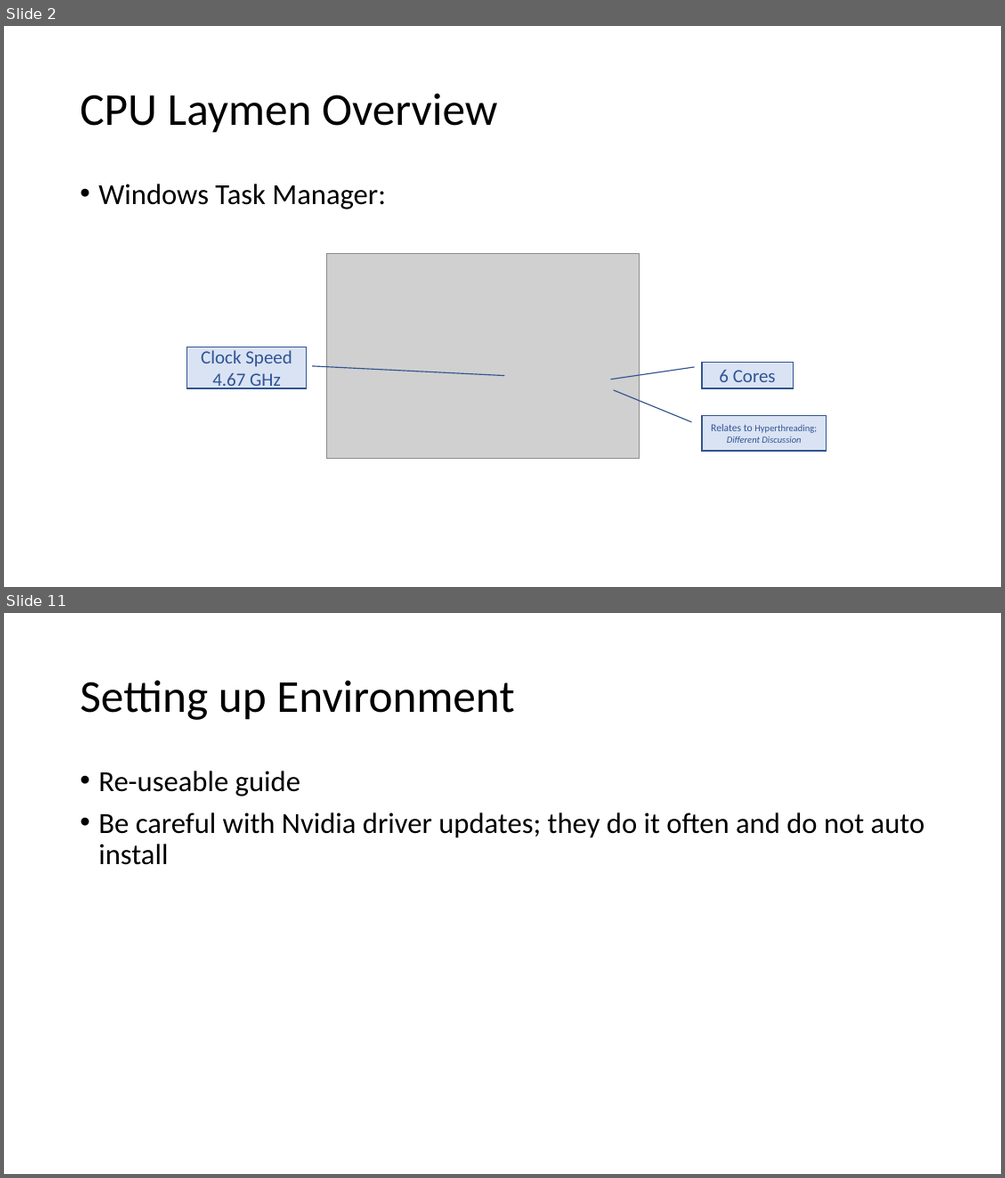
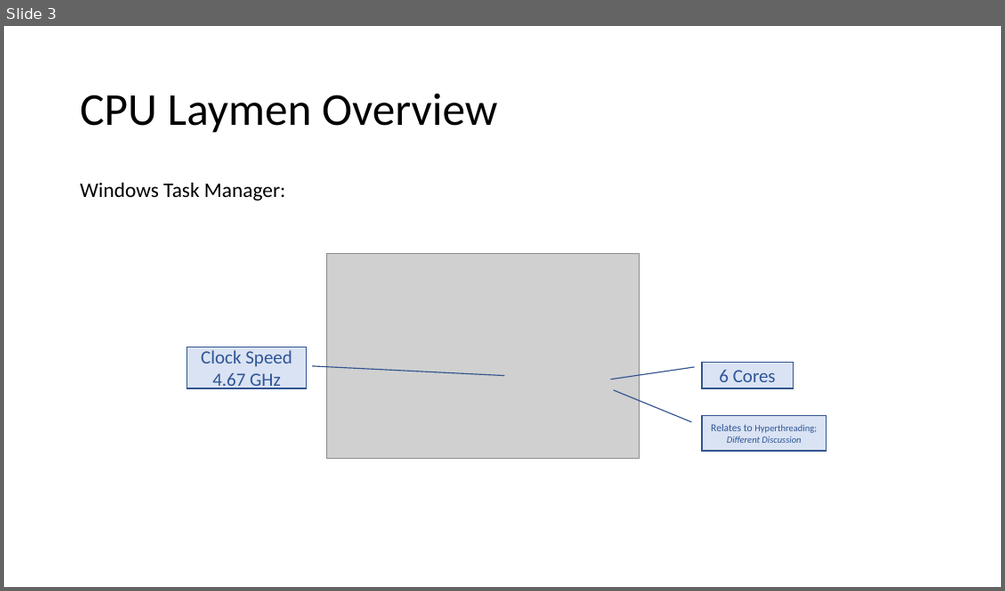
Before and after one commit to davxdan/MachineLearning, a slide deck: GPU Project/Project.pptx. Shown one above the other, each under a label of ours: slides 2 and 11 before the commit, slide 3 after it; the slides between them are not shown. The pictures are 1005x1178 and 1005x591 pixels, drawn with LibreOffice and Linux fonts; fonts in the diff are those of the drawing; grey boxes stand for pictures. Boxes give left, top, right and bottom in pixels: in the first picture for what was removed or moved away, otherwise in the second. Text is boxed around its words. In the diff, an @@ line names an element or a change of style, - is before the commit and + after.

```diff
--- a/GPU Project/Project.pptx
+++ b/GPU Project/Project.pptx
@@ slide 11 removed at [4, 613, 1001, 1174], background #FFFFFF @@
@@ title removed at [80, 680, 514, 720] @@
-Setting up Environment
@@ text removed at [98, 771, 925, 865] @@
-• Re-useable guide
-• Be careful with Nvidia driver updates; they do it often and do not auto install
@@ what was slide 2 is now slide 3 @@
@@ slide 3 changed as well @@
@@ text "Windows Task Manager:" at [80, 182, 285, 200]: size 28 to 20 pt; bullet • to none @@
```
Also in this commit, not shown: 6 other slides changed, 9 slides added, 3 other slides removed, 1 other file.
